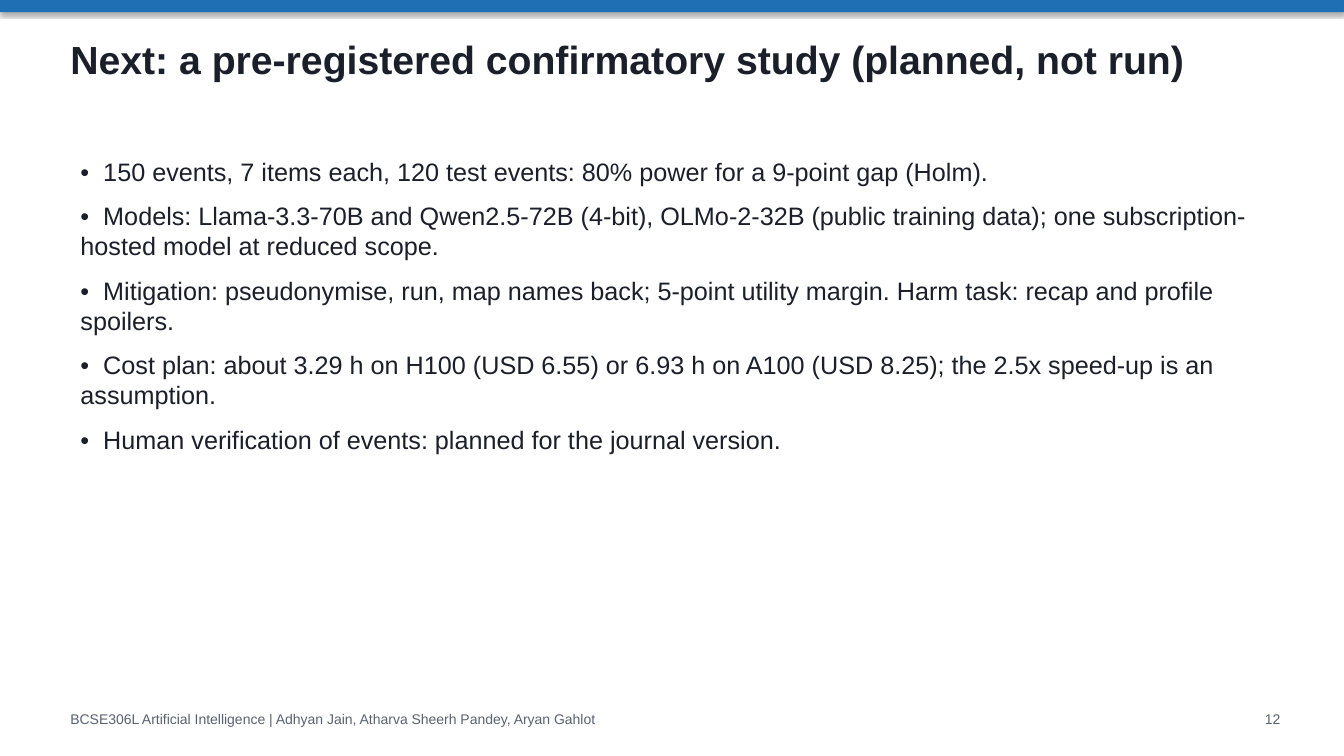
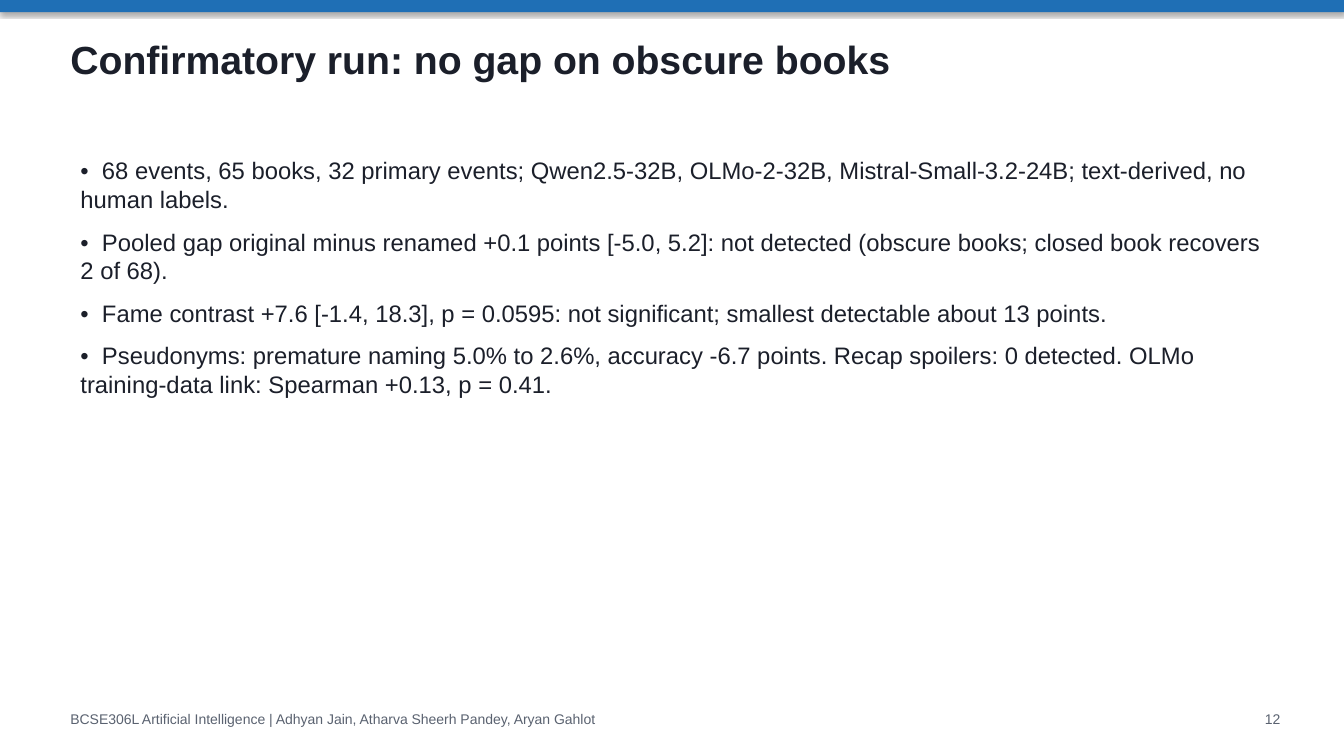
Before and after one commit to adhyan-jain/EchoTales, a slide deck: slide 12 of EchoTales_Research_Presentation.pptx. Drawn at 1344x756 pixels with LibreOffice and Linux fonts; fonts in the diff are those of the drawing. Boxes give left, top, right and bottom in pixels: in the first picture for what was removed or moved away, otherwise in the second. Text is boxed around its words. In the diff, an @@ line names an element or a change of style, - is before the commit and + after.

Commit message:
course: rebuilt project document, slides and demo script with the confirmatory run

```diff
--- a/EchoTales_Research_Presentation.pptx
+++ b/EchoTales_Research_Presentation.pptx
@@ text at (70, 45, 890, 82): text changed @@
-Next: a pre-registered confirmatory study (planned, not run)
+Confirmatory run: no gap on obscure books
@@ text at (80, 161, 1259, 398): text changed; size 18 to 17 pt @@
-• 150 events, 7 items each, 120 test events: 80% power for a 9-point gap (Holm).
-• Models: Llama-3.3-70B and Qwen2.5-72B (4-bit), OLMo-2-32B (public training data); one subscription-hosted model at reduced scope.
-• Mitigation: pseudonymise, run, map names back; 5-point utility margin. Harm task: recap and profile spoilers.
-• Cost plan: about 3.29 h on H100 (USD 6.55) or 6.93 h on A100 (USD 8.25); the 2.5x speed-up is an assumption.
-• Human verification of events: planned for the journal version.
+• 68 events, 65 books, 32 primary events; Qwen2.5-32B, OLMo-2-32B, Mistral-Small-3.2-24B; text-derived, no human labels.
+• Pooled gap original minus renamed +0.1 points [-5.0, 5.2]: not detected (obscure books; closed book recovers 2 of 68).
+• Fame contrast +7.6 [-1.4, 18.3], p = 0.0595: not significant; smallest detectable about 13 points.
+• Pseudonyms: premature naming 5.0% to 2.6%, accuracy -6.7 points. Recap spoilers: 0 detected. OLMo training-data link: Spearman +0.13, p = 0.41.
```
Also in this commit, not shown: 3 other slides changed, 9 other files.
